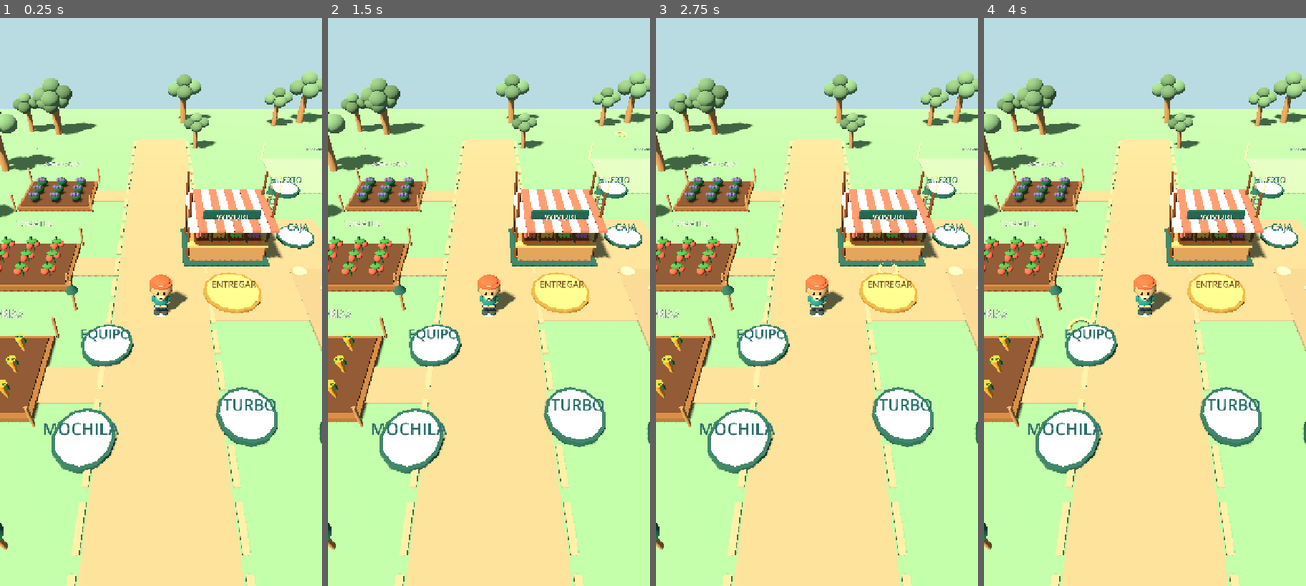
Above: before the commit, frames 1-4 (left to right).
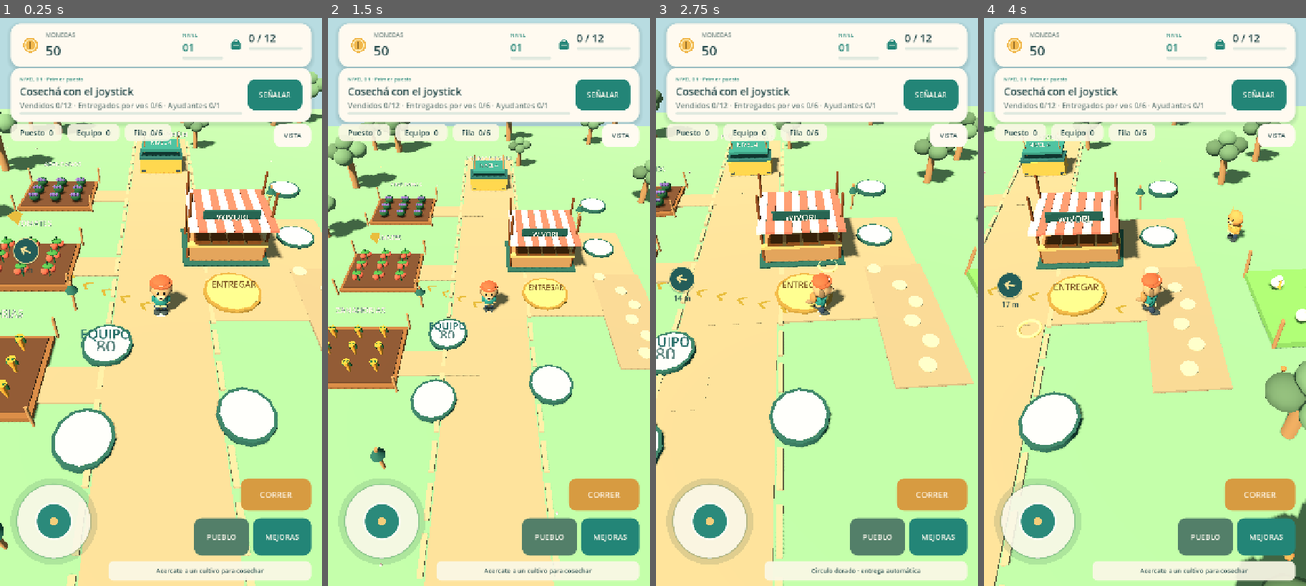
Above: after the commit, the same moments.

Repository: alejandropemamartinez-crypto/WivoriTrails
Game: Godot game, scene res://Main.tscn
The game is run twice, just before and just after one commit, with the same random seed, the same clock (stepped at 60 frames per second) and the same inputs.
Inputs (mouse positions are in pixels of both pictures, inside the frame that each line leads up to):
- Up to frame 1 (0.25 s): no input
- Up to frame 2 (1.5 s): click (601, 97) at 0.5 s, where only the run after the commit has a clickable "SEÑALAR"; click (621, 137) at 1.25 s, where only the run after the commit has a clickable "VISTA"
- Up to frame 3 (2.75 s): tap Enter at 2 s; move the mouse to (887, 273) at 2.02 s; hold D from 2.03 s (still down); click (887, 273) at 2.17 s
- Up to frame 4 (4 s): release D at 2.75 s; drag from (1080, 330) to (1128, 415) at 2.77 s; move the mouse to (1177, 171) at 3.52 s; hold D from 3.53 s (still down)

The runs differ from the first frame. In frame 1, 30% of the frame differs, in the area x 2-100%, y 0-100%; in frame 2, 56%; in frame 3, 80%; in frame 4, 81%, in the area x 0-100%, y 0-100%.
Error before the commit: Parse Error: Cannot infer the type of "built" variable because the value doesn't have a set type. (res://scripts/hud.gd:369)

Commit message:
Fix inferred types in town scene and build-mode HUD

Diff:
--- a/scripts/hud.gd
+++ b/scripts/hud.gd
@@ -366,7 +366,7 @@
 		town_description.text=g.town.selection_description()
 		for kind in town_choices:
 			var detail: Dictionary=g.town.TYPES[kind]
-			var built:=g.town.has_building(kind)
+			var built: bool=g.town.has_building(kind)
 			town_choices[kind].disabled=built or not g.town.constructed[g.town.selected].is_empty() or g.coins<detail["price"]
 			town_choices[kind].text="LISTO" if built else "%d MON." % detail["price"]
 	g.total_label.text=_number(g.coins)
